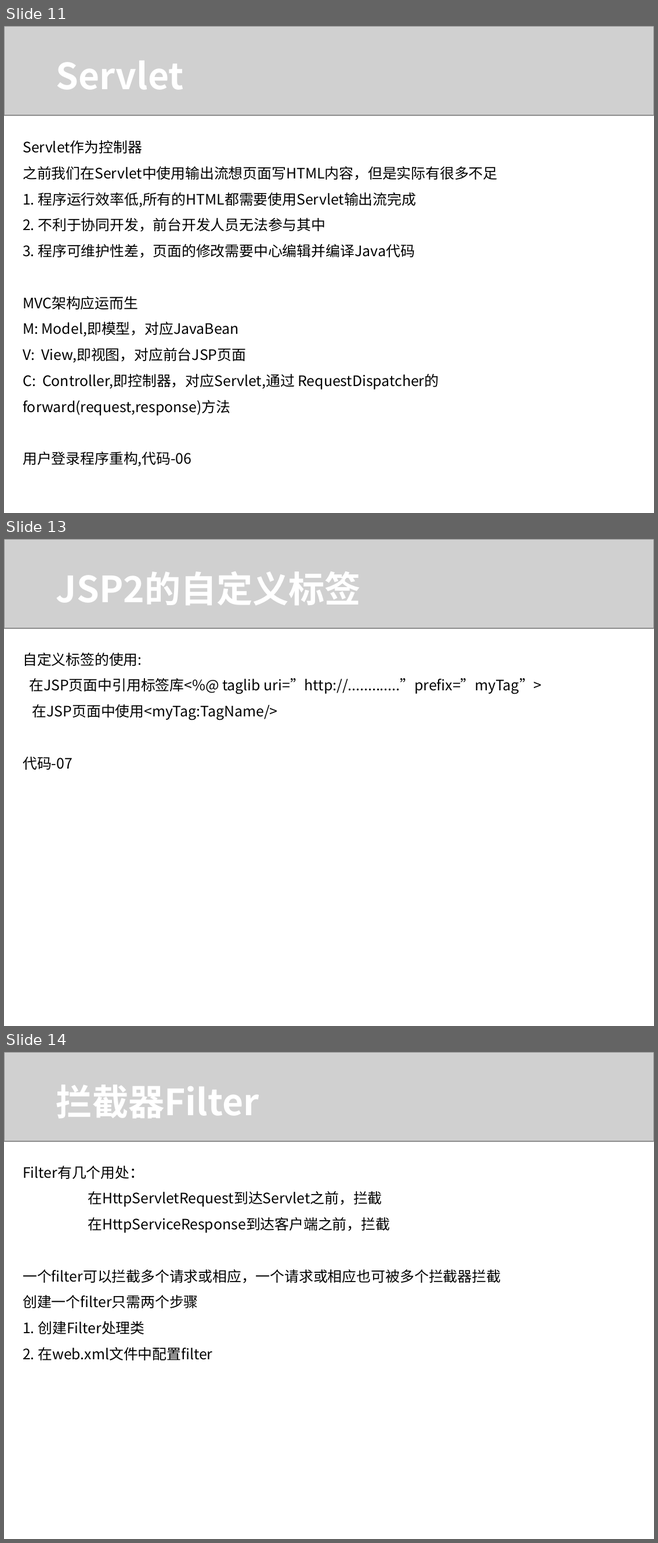
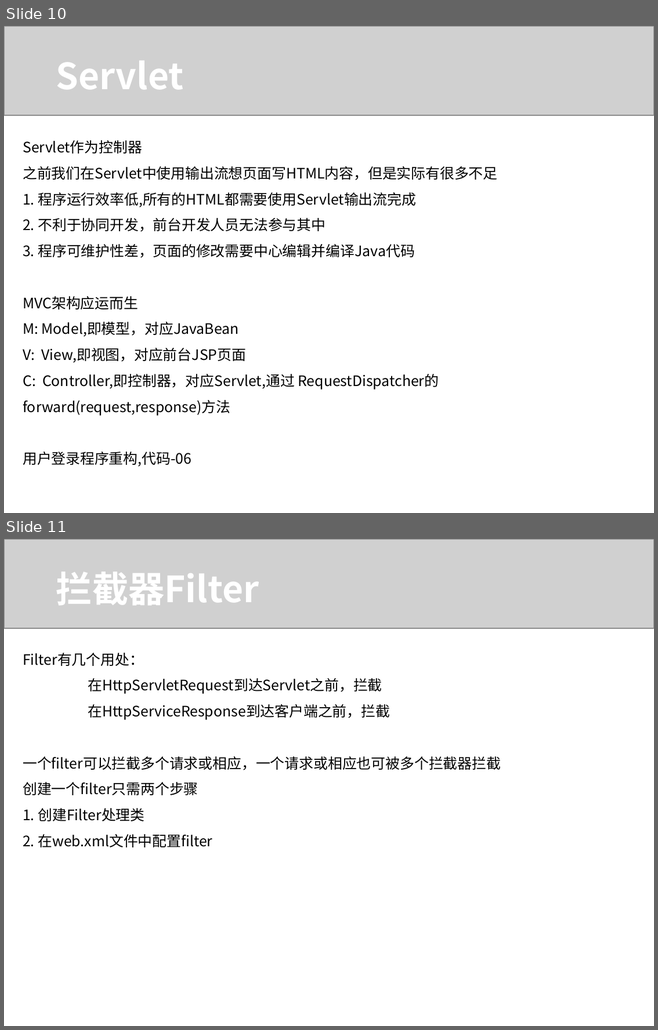
Before and after one commit to juno1985/softcits-training, a slide deck: 中级/中级Servlet.ppt. Shown one above the other, each under a label of ours: slides 11, 13 and 14 before the commit, slides 10 and 11 after it; the slides between them are not shown. The pictures are 658x1543 and 658x1030 pixels, drawn with LibreOffice and Linux fonts; fonts in the diff are those of the drawing; grey boxes stand for pictures. Boxes give left, top, right and bottom in pixels: in the first picture for what was removed or moved away, otherwise in the second. Text is boxed around its words. In the diff, an @@ line names an element or a change of style, - is before the commit and + after.

```diff
--- a/中级/中级Servlet.ppt
+++ b/中级/中级Servlet.ppt
@@ slide 13 removed at bbox=[4, 539, 654, 1026], background #FFFFFF @@
@@ picture removed at bbox=[4, 539, 654, 629] @@
@@ text removed at bbox=[56, 571, 361, 605] @@
-JSP2的自定义标签
@@ text removed at bbox=[23, 653, 542, 770] @@
-自定义标签的使用:
-在JSP页面中引用标签库<%@ taglib uri=”http://.............”prefix=”myTag”>
-在JSP页面中使用<myTag:TagName/>
-代码-07
@@ what was slide 11 is now slide 10 @@
@@ what was slide 14 is now slide 11 @@
```
Also in this commit, not shown: 1 slide changed, 2 other slides removed.
